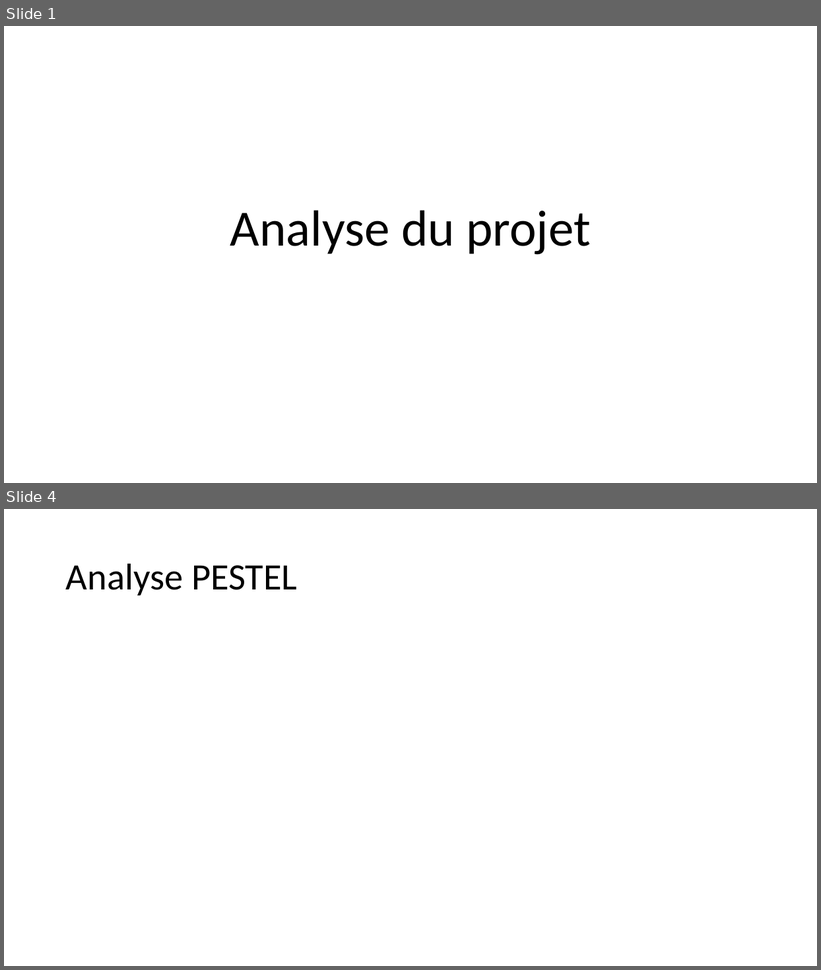
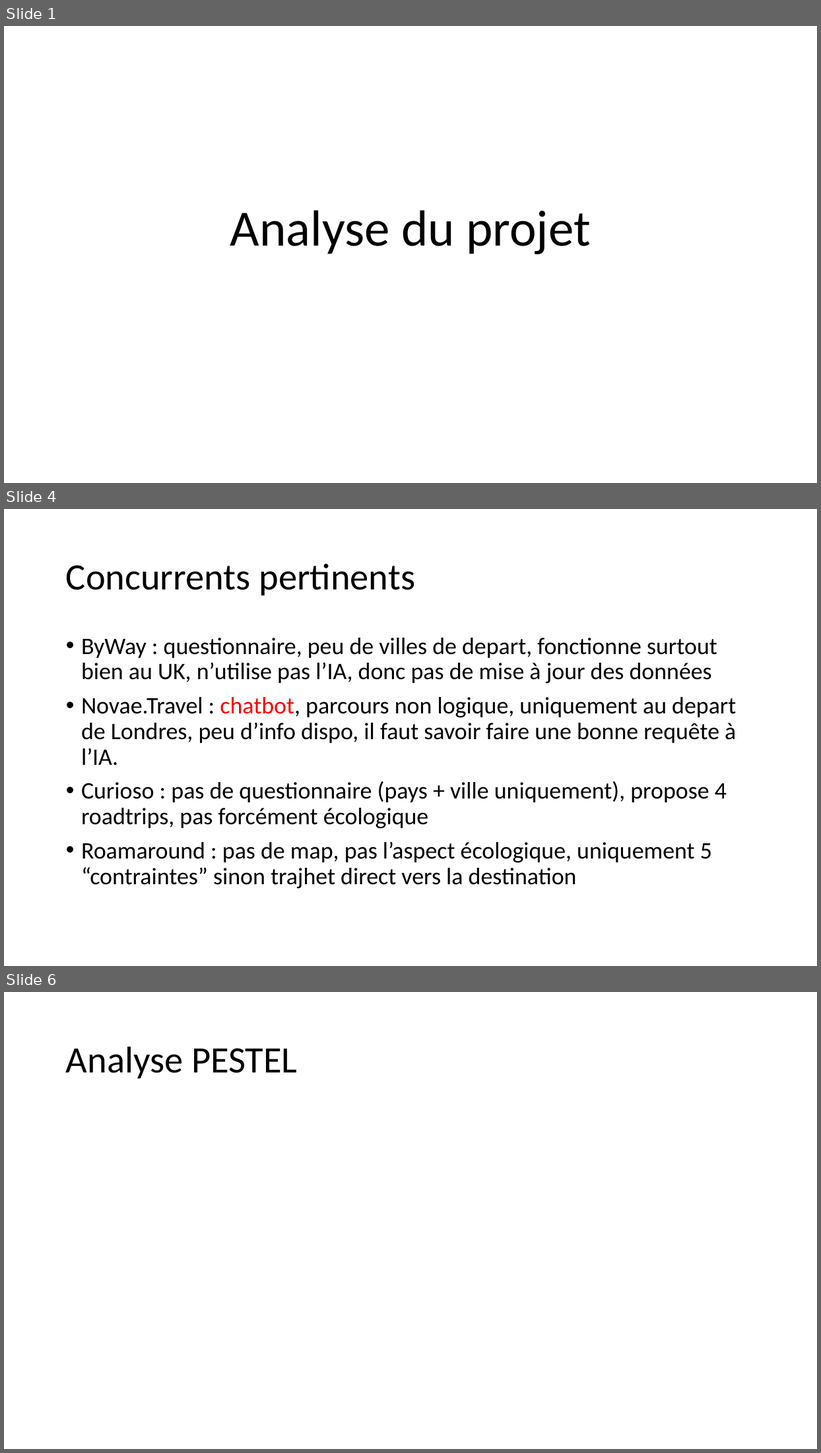
Before and after one commit to Quentin-Piot/eco-planner, a slide deck: Gestion de projet/Analyse Eco-Planner.pptx. Shown one above the other, each under a label of ours: slides 1 and 4 before the commit, slides 1, 4 and 6 after it; the slides between them are not shown. The pictures are 821x970 and 821x1453 pixels, drawn with LibreOffice and Linux fonts; fonts in the diff are those of the drawing. Boxes give left, top, right and bottom in pixels: in the first picture for what was removed or moved away, otherwise in the second. Text is boxed around its words. In the diff, an @@ line names an element or a change of style, - is before the commit and + after.

```diff
--- a/Gestion de projet/Analyse Eco-Planner.pptx
+++ b/Gestion de projet/Analyse Eco-Planner.pptx
@@ slide 4 added at (4, 509, 817, 966), background #FFFFFF @@
@@ title added at (66, 564, 415, 595), 44 pt, text #000000 @@
+Concurrents pertinents
@@ text added at (81, 638, 736, 889), 28 pt, text #000000 @@
+• ByWay : questionnaire, peu de villes de depart, fonctionne surtout bien au UK, n’utilise pas l’IA, donc pas de mise à jour des données
+• Novae.Travel : chatbot, parcours non logique, uniquement au depart de Londres, peu d’info dispo, il faut savoir faire une bonne requête à l’IA.
+• Curioso : pas de questionnaire (pays + ville uniquement), propose 4 roadtrips, pas forcément écologique
+• Roamaround : pas de map, pas l’aspect écologique, uniquement 5 “contraintes” sinon trajhet direct vers la destination
@@ what was slide 4 is now slide 6 @@
```
Also in this commit, not shown: 2 slides changed, 1 other slide added, 14 other files.
